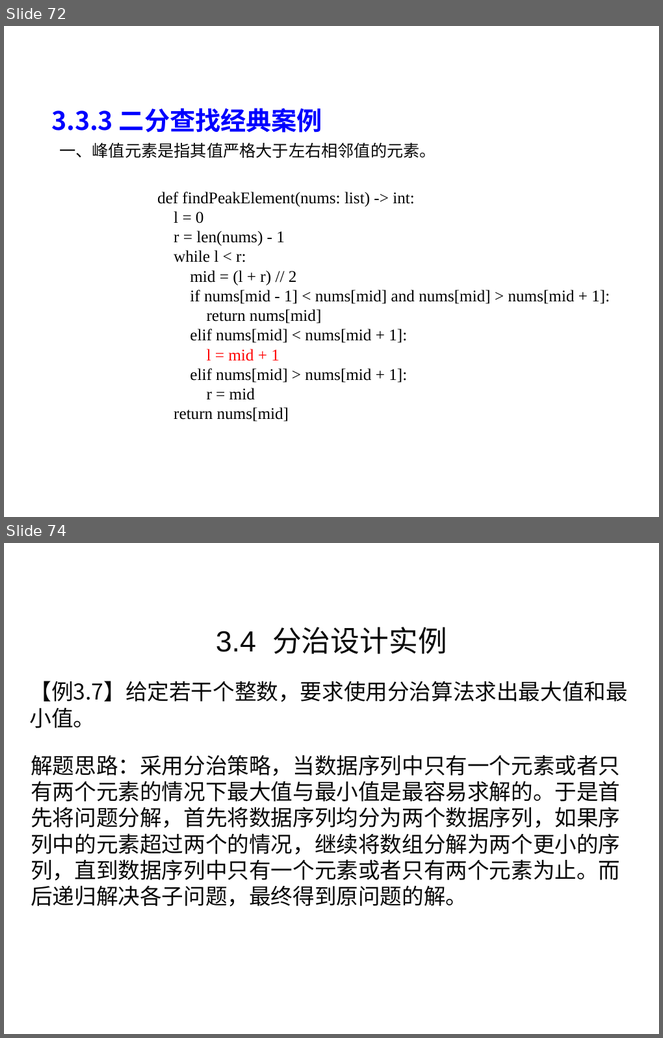
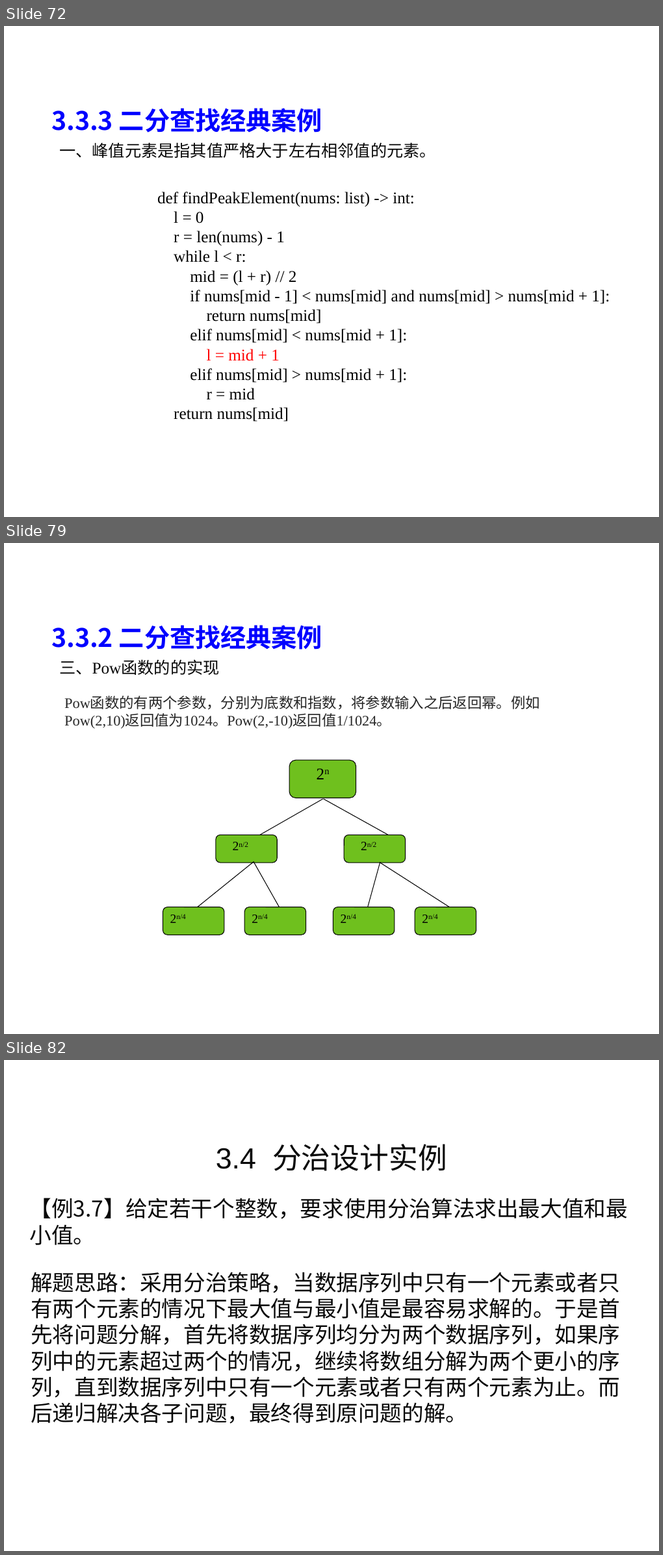
Before and after one commit to liutongling/DP, a slide deck: file/第3章 分治法计.pptx. Shown one above the other, each under a label of ours: slides 72 and 74 before the commit, slides 72, 79 and 82 after it; the slides between them are not shown. The pictures are 663x1038 and 663x1555 pixels, drawn with LibreOffice and Linux fonts; fonts in the diff are those of the drawing; background and template pictures are left out. Boxes give left, top, right and bottom in pixels: in the first picture for what was removed or moved away, otherwise in the second. Text is boxed around its words. In the diff, an @@ line names an element or a change of style, - is before the commit and + after.

```diff
--- a/file/第3章 分治法计.pptx
+++ b/file/第3章 分治法计.pptx
@@ slide 79 added at [4, 543, 659, 1034], background #FFFFFF @@
@@ text added at [51, 625, 322, 650], 28 pt, text #0000FF, bold @@
+3.3.2 二分查找经典案例
@@ text added at [59, 659, 219, 675], 18 pt, text #080808 @@
+三、Pow函数的的实现
@@ text added at [64, 697, 540, 729], 16 pt, text #262626 @@
+Pow函数的有两个参数，分别为底数和指数，将参数输入之后返回幂。例如
+Pow(2,10)返回值为1024。Pow(2,-10)返回值1/1024。
@@ text added at [282, 761, 363, 799], 18 pt, text #000000 @@
+2n
@@ rounded rectangle added at [289, 761, 356, 798], fill #6FC01E, outline #000000 0.75 pt @@
@@ line added from (323, 799) to (260, 835), #000000 0.75 pt @@
@@ line added from (324, 799) to (389, 835), #000000 0.75 pt @@
@@ rounded rectangle added at [216, 835, 277, 863], fill #6FC01E, outline #000000 0.75 pt @@
@@ text added at [233, 842, 239, 850], 14 pt, text #000000 @@
+2n/2
@@ rounded rectangle added at [344, 835, 406, 863], fill #6FC01E, outline #000000 0.75 pt @@
@@ text added at [361, 842, 367, 850], 14 pt, text #000000 @@
+2n/2
@@ line added from (254, 862) to (197, 907), #000000 0.75 pt @@
@@ line added from (254, 863) to (279, 907), #000000 0.75 pt @@
@@ line added from (380, 862) to (367, 907), #000000 0.75 pt @@
@@ line added from (380, 863) to (449, 907), #000000 0.75 pt @@
@@ rounded rectangle added at [163, 907, 224, 935], fill #6FC01E, outline #000000 0.75 pt @@
@@ rounded rectangle added at [244, 907, 306, 935], fill #6FC01E, outline #000000 0.75 pt @@
@@ rounded rectangle added at [333, 907, 395, 935], fill #6FC01E, outline #000000 0.75 pt @@
@@ rounded rectangle added at [415, 907, 477, 935], fill #6FC01E, outline #000000 0.75 pt @@
@@ text added at [176, 914, 186, 919], 14 pt, text #000000 @@
+2n/4
@@ text added at [258, 914, 268, 919], 14 pt, text #000000 @@
+2n/4
@@ text added at [347, 914, 356, 919], 14 pt, text #000000 @@
+2n/4
@@ text added at [428, 914, 438, 919], 14 pt, text #000000 @@
+2n/4
@@ what was slide 74 is now slide 82 @@
```
Also in this commit, not shown: 2 slides changed, 7 other slides added, 2 other files.
